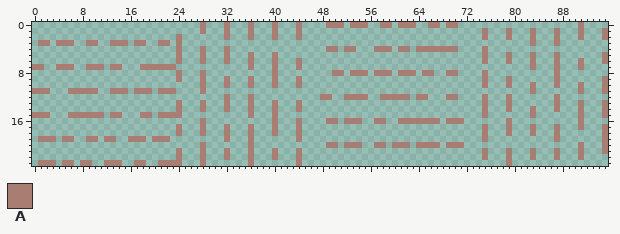
Sprite sheet, stored at res/textures/dirt_foliage.png. Above: the version before the commit.
The file is 96x24 pixels.
Palette (. is transparent): A #a77e71
Pixels before, first column x 0:
 0 ............................A...A...A...A...A....AAA.AAA..AA.AAA..AA.AA....................A....
 1 ............................A...A...A...A...A..............................A...A...A...A...A...A
 2 ........................A.......A...A...A...A..............................A...A...A...A...A...A
 3 .AA.AAA..AA..AAA.AA..AA.A..........................................................A...A........
 4 ........................A...A...A................AA.AA...AAA.AA.AAAAAAA....A....................
 5 ........................A...A...A...A...A..................................A...A...A...A.......A
 6 ........................A...A...A...A...A...A..............................A...A...A...A...A...A
 7 AA..AAA..AAA.AA...AAAAAA............A...A...A......................................A...A...A....
 8 ........................A...A...........A.........AA.AAA.AAA.AAA.AA..AA....A...........A........
 9 ........................A...A...A...A...A...A..............................A...A.......A.......A
10 ............................A...A...A...A...A..............................A...A...A...A...A...A
11 AAA...AAAAA..AAA.AAA.AAA....A......................................................A.......A...A
12 ................................A...A...........AA..AAAA..AAAAA.AA...AA....A...A.......A........
13 ........................A...A...A...A...A...A..............................A...A.......A...A...A
14 ........................A...A...A...A...A...A..............................A...A...A...A...A...A
15 AAA...AAAAAA.AA...AA.AAAA...........A...A..................................A.......A.......A...A
16 ............................A...........A...A....AA.AAA..AA..AAAAAAA.AAA.......A...........A....
17 ........................A...A...A...A...A...A..............................A...A...A...A...A...A
18 ........................A...A...A...A...A...A..............................A...A...A...A.......A
19 .AAA.AA..AA.AA..AAA.AAA.........A...A.......A..............................A...........A.......A
20 ............................A.......A............AA.AAA..AA.AAA.AAAA.AAA...................A...A
21 ........................A...A...A...A...A...A..............................A...A...A...A...A...A
22 ........................A...A...A...A...A...A..............................A...A...A...A...A....
23 .AAA.AA.AA..AAA..AA..AAAA...A.......A.......A..................................A................
Once edited:
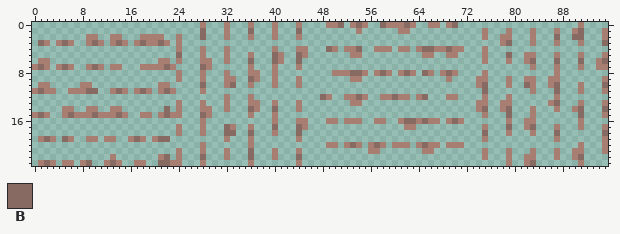
Colours new in this view: B #876b62
Edits made:
The author put colour A in row 0 at x 60; in row 1 at x 54, 61 to 62 and 90; in row 2 at x 9 to 10, 13 to 14, 18 to 21 and 78; in row 3 at x 11, 19 to 20, 78 and 91; in row 4 at x 40, 44 to 45 and 71; in row 5 at x 41, 45, 53 to 54, 65 to 66, 69 to 70, 82 and 91.
The author put colour A in row 6 at x 1 to 2, 21 to 22, 29, 41, 82 and 94; in row 7 at x 2, 29 and 94 to 95; in row 8 at x 32, 36 to 37, 52 and 68; in row 9 at x 33, 37, 53 to 54, 69, 74, 82 to 83 and 86; in row 10 at x 1 to 2, 8 to 9, 21 to 22, 74 and 86; in row 11 at x 3.
The author put colour A in row 13 at x 37, 53 to 54, 74, 78 and 86; in row 14 at x 5 to 6, 9 to 10, 13 to 14, 29, 37, 74, 78 and 90; in row 15 at x 5, 12, 15 and 29; in row 16 at x 45 and 82 to 83; in row 17 at x 33, 45, 62 to 63 and 82; in row 20 at x 56.
The author put colour A in row 21 at x 56 to 57, 65 to 66 and 90; in row 22 at x 13, 21, 82 and 90; in row 23 at x 82 and 91.
The author put colour B in row 2 at x 28 and 90; in row 3 at x 79 and 95; in row 4 at x 54; in row 5 at x 44; in row 7 at x 28; in row 10 at x 33 and 82.
The author put colour B in row 11 at x 75 and 87; in row 14 at x 22; in row 15 at x 28 and 79; in row 18 at x 33; in row 22 at x 22; in row 23 at x 83.
Colour A becomes colour B in row 0 at x 51, 54, 58, 62 and 70; in row 1 at x 28, 36, 44 and 91; in row 2 at x 87 and 91; in row 3 at x 1, 5, 10, 14, 18 and 21; in row 4 at x 49, 65 to 66 and 69; in row 5 at x 24, 40 and 79.
Colour A becomes colour B in row 6 at x 36, 40, 44, 83, 87, 91 and 95; in row 7 at x 1, 5, 10 and 22; in row 8 at x 53 to 54, 58, 62, 65 and 69; in row 9 at x 36; in row 10 at x 28, 75, 87 and 95; in row 11 at x 1, 9 to 10, 14, 18 and 22.
Colour A becomes colour B in row 12 at x 48, 54, 60 and 65; in row 13 at x 87; in row 14 at x 36, 40, 75, 79, 91 and 95; in row 15 at x 1, 6, 10, 14, 22 and 91; in row 16 at x 62 to 63, 65 and 70; in row 17 at x 32, 40, 44, 79 and 83.
Colour A becomes colour B in row 18 at x 32, 36, 44, 75, 87 and 95; in row 19 at x 2, 5, 17 and 21 to 22; in row 20 at x 53, 57 and 65; in row 21 at x 36; in row 22 at x 28, 36, 44 and 91; in row 23 at x 2, 9, 13 and 21 to 22.
